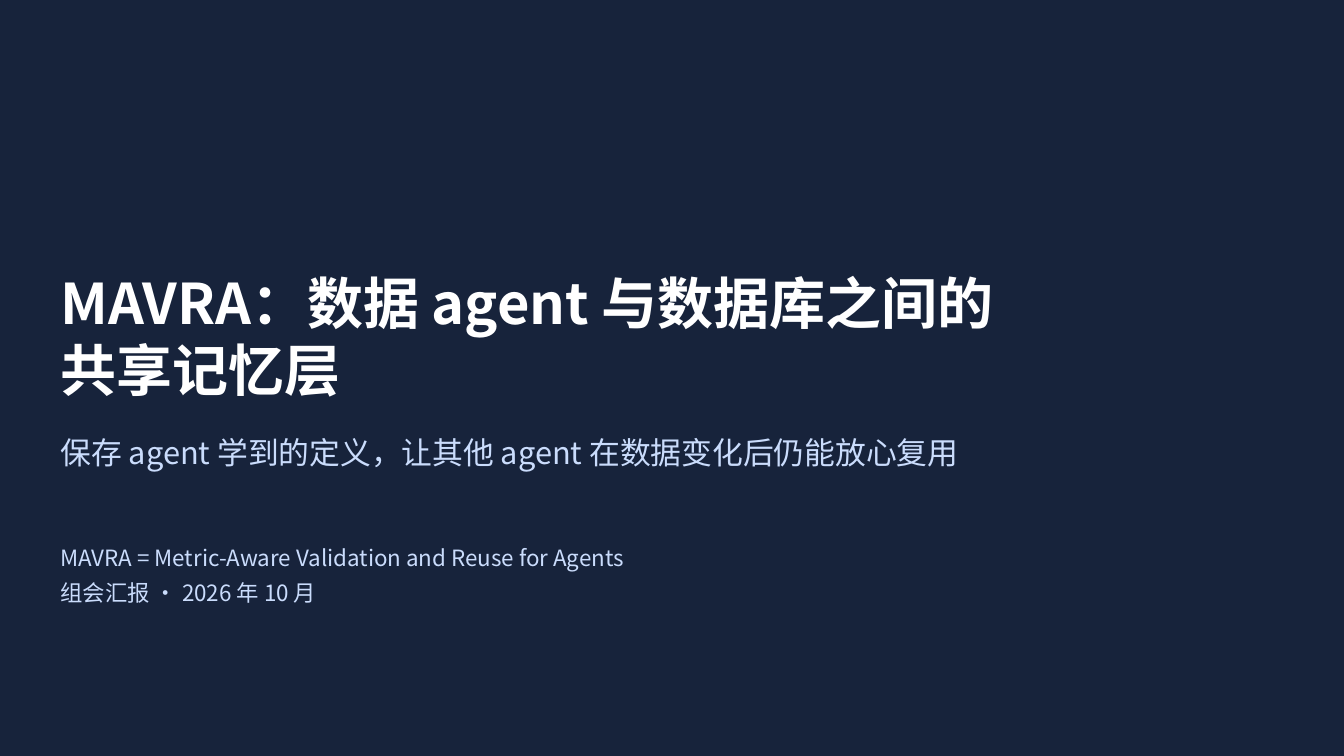
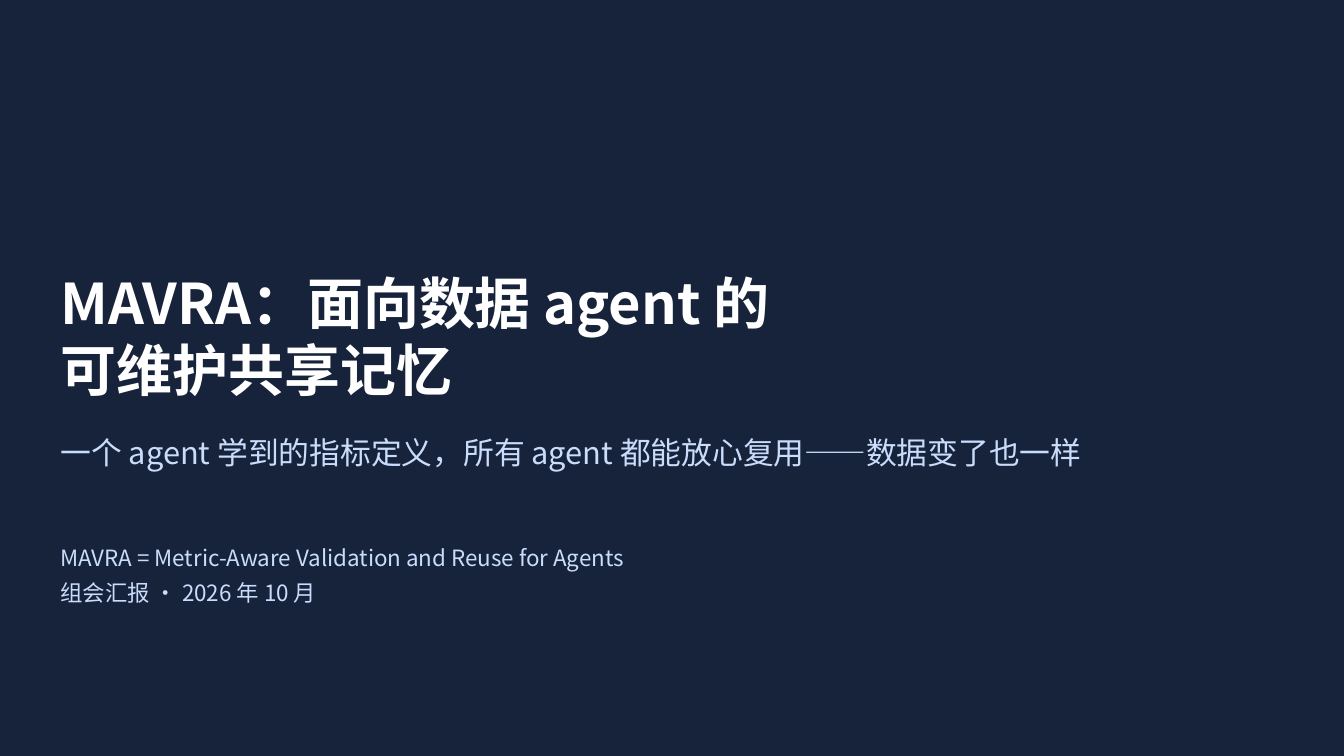
Before and after one commit to mmmttt000045/agent4db-adapter, a slide deck: slide 1 of docs/mavra-system.pptx. Drawn at 1344x756 pixels with LibreOffice and Linux fonts; fonts in the diff are those of the drawing. Boxes give left, top, right and bottom in pixels: in the first picture for what was removed or moved away, otherwise in the second. Text is boxed around its words. In the diff, an @@ line names an element or a change of style, - is before the commit and + after.

```diff
--- a/docs/mavra-system.pptx
+++ b/docs/mavra-system.pptx
@@ title at [60,276,770,396]: text changed @@
-MAVRA：数据 agent 与数据库之间的
-共享记忆层
+MAVRA：面向数据 agent 的
+可维护共享记忆
@@ text at [60,438,1081,472]: text changed @@
-保存 agent 学到的定义，让其他 agent 在数据变化后仍能放心复用
+一个 agent 学到的指标定义，所有 agent 都能放心复用——数据变了也一样
```
Also in this commit, not shown: 4 other slides changed, 3 slides added, 5 slides removed, 23 other files.
